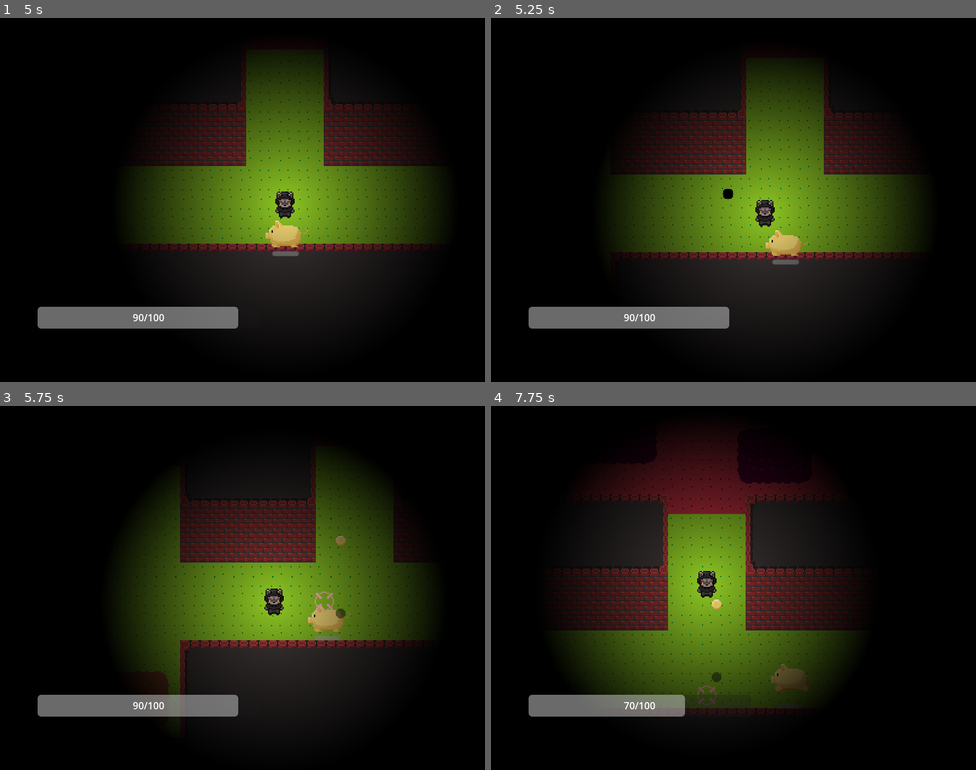
Above: before the commit, frames 1-4 (two rows, left to right).
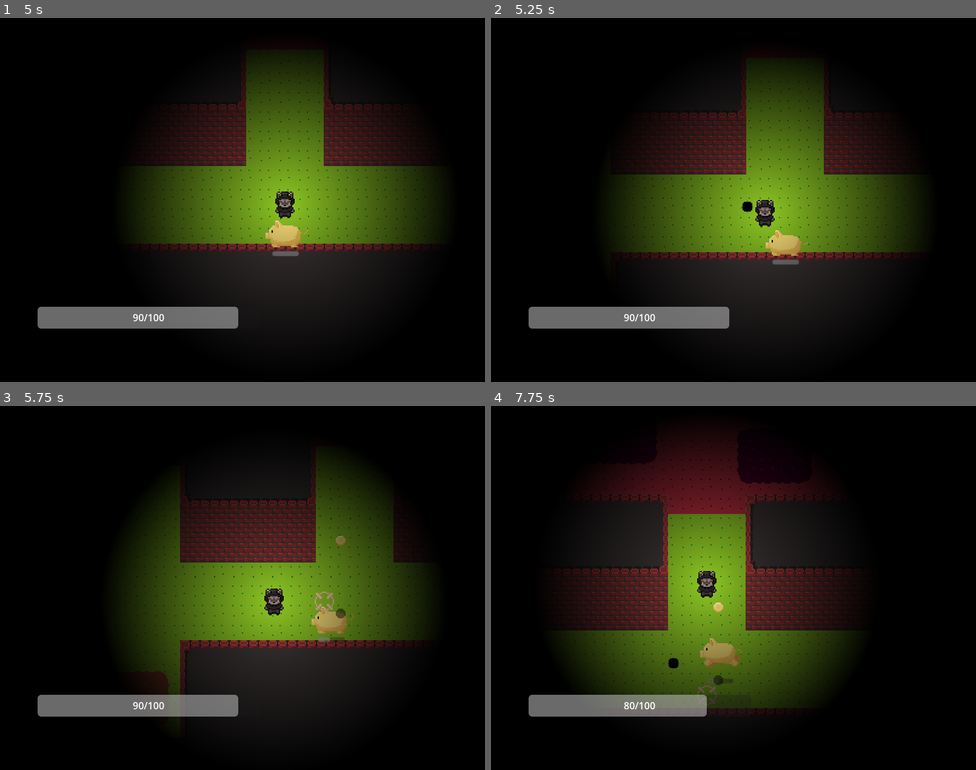
Above: after the commit, the same moments.

Repository: ygda-org/stock-strikers
Game: Godot game, scene res://main/startup_scene.tscn
The game is run twice, just before and just after one commit, with the same random seed, the same clock (stepped at 60 frames per second) and the same inputs.
Inputs (mouse positions are in pixels of both pictures, inside the frame that each line leads up to):
- Up to frame 1 (5 s): tap Enter (ui_accept) at 0.5, 0.77, 1.25, 1.52, 2.75, 3.02, 3.77 s; move the mouse to (349, 181) at 0.52 s; hold D (move_right) 0.53-1.28 s; tap Shift (dodge) at 0.6, 2.1, 3.6 s; move the mouse to (145, 218) at 1.27 s; hold S (move_down) 1.28-2.03 s; click (145, 218) at 1.35 s; move the mouse to (291, 119) at 2.02 s; hold D (move_right) 2.03-2.78 s; move the mouse to (218, 272) at 2.77 s; hold W (move_up) 2.78-3.53 s; click (218, 272) at 2.85 s; move the mouse to (388, 254) at 3.52 s; hold A (move_left) 3.53-4.25 s; click "Start Game" at 4.25 s
- Up to frame 2 (5.25 s): move the mouse to (588, 145) at 5.02 s; hold A (move_left) from 5.03 s (still down); click (588, 145) at 5.1 s
- Up to frame 3 (5.75 s): keep holding A (move_left); tap Enter (ui_accept) at 5.27 s
- Up to frame 4 (7.75 s): move the mouse to (757, 588) at 5.77 s; release A (move_left) at 5.78 s; hold S (move_down) 5.78-6.53 s; tap Shift (dodge) at 5.85, 7.35 s; move the mouse to (660, 497) at 6.52 s; hold D (move_right) 6.53-7.28 s; click (660, 497) at 6.6 s; tap Enter (ui_accept) at 6.77, 7.52 s; move the mouse to (840, 569) at 7.27 s; hold W (move_up) from 7.28 s (still down)

Frame 1 is identical in both runs. In frame 2, 0.1% of the frame differs, in the area x 47-55%, y 46-54%; in frame 3, 0.2%; in frame 4, 1.2%, in the area x 27-66%, y 53-86%.

Commit message:
homing bullets

Diff:
--- a/enemies/enemy_component.gd
+++ b/enemies/enemy_component.gd
@@ -18,6 +18,7 @@
 func _ready():
 	health_bar.max_value = max_health
 	health_bar.value = current_health
+	GameState.enemies.append(get_parent())
 
 func _process(delta):
 	if is_knockback:
--- a/enemies/piggy_bullet/piggy_bullet.gd
+++ b/enemies/piggy_bullet/piggy_bullet.gd
@@ -9,7 +9,7 @@
 @onready var timer:Timer = $Timer
 const SHADOW = preload("uid://cieei6rv0memb")
 const EXPLOSION = preload("uid://cvtvn3pfuio1q")
-const MARK = preload("uid://bv5nn35mxxf8r")
+const MARK = preload("res://enemies/piggy_bullet/piggy_mark.tscn")
 var shadow
 var initialized:bool = false
 var shot:bool = false
--- a/globals/game_state.gd
+++ b/globals/game_state.gd
@@ -1,2 +1,19 @@
 extends Node
 var player
+
+var enemies = []
+
+func _process(_delta):
+	clear_enemies()
+
+func clear_enemies():
+	var indices = []
+	for i in range(len(enemies)):
+		if not enemies[i]:
+			indices.append(i)
+	var j = 0
+	for i in indices:
+		if i >= len(indices):
+			break
+		enemies.remove_at(i - j)
+		j += 1
--- a/globals/player_stats.gd
+++ b/globals/player_stats.gd
@@ -6,7 +6,7 @@
 const BASE_STATS = [100, 100, 0, 20, 0.5, 200, 1, 0.3, 250, 0.5, 0.2, 20, null] # parallel array to enum in resource
 var current_stats = []
 
-var stocks: Array[Stock] = [load("res://player/stocks/bleed.tres")]
+var stocks: Array[Stock] = [load("res://player/stocks/homing.tres")]
 var extra_effects: Array[String] # do stirng for now, can change
 
 ## currently called by player, updates player's stats before next run
--- a/player/bullet/bullet.gd
+++ b/player/bullet/bullet.gd
@@ -5,6 +5,7 @@
 
 var ricochet = 0
 var bleed = 0
+var homing = 0
 
 # Called every frame. 'delta' is the elapsed time since the previous frame.
 func _process(delta):
@@ -19,6 +20,11 @@
 			pass
 		else:
 			hit(collision.get_normal())
+	if homing:
+		var target = get_nearest_enemy()
+		if target:
+			target = target.global_position
+			velocity += ((target - global_position).normalized() * homing * delta * 100).project(velocity.normalized()-(target - global_position).normalized())
 	position += velocity * delta
 
 func hit(norm):
@@ -27,3 +33,14 @@
 	else:
 		ricochet -= 1
 		velocity = velocity.bounce(norm)
+
+func get_nearest_enemy():
+	if not GameState.enemies:
+		return
+	var min_dist = INF
+	var min_enemy = GameState.enemies[0]
+	for e in GameState.enemies:
+		var distance = (e.global_position-global_position).length()
+		if distance < min_dist:
+			min_enemy = e
+	return min_enemy
--- a/player/player.gd
+++ b/player/player.gd
@@ -157,6 +157,8 @@
 		PlayerStats.money -= PREMIUM_BULLET_COST
 	if "bleed" in other_effects_list:
 		bullet.bleed = other_effects_strengths["bleed"]
+	if "homing" in other_effects_list:
+		bullet.homing = other_effects_strengths["homing"]
 	return bullet
 
 ###########################################
--- /dev/null
+++ b/player/stocks/homing.tres
@@ -0,0 +1,10 @@
+[gd_resource type="Resource" script_class="Stock" format=3 uid="uid://duk4i08a0rvu4"]
+
+[ext_resource type="Script" uid="uid://cgypua0rq6rtn" path="res://player/stocks/base_stock.gd" id="1_frbf4"]
+
+[resource]
+script = ExtResource("1_frbf4")
+changed_stat = 12
+change_amount = 15.0
+other_effect_name = "homing"
+metadata/_custom_type_script = "uid://cgypua0rq6rtn"
